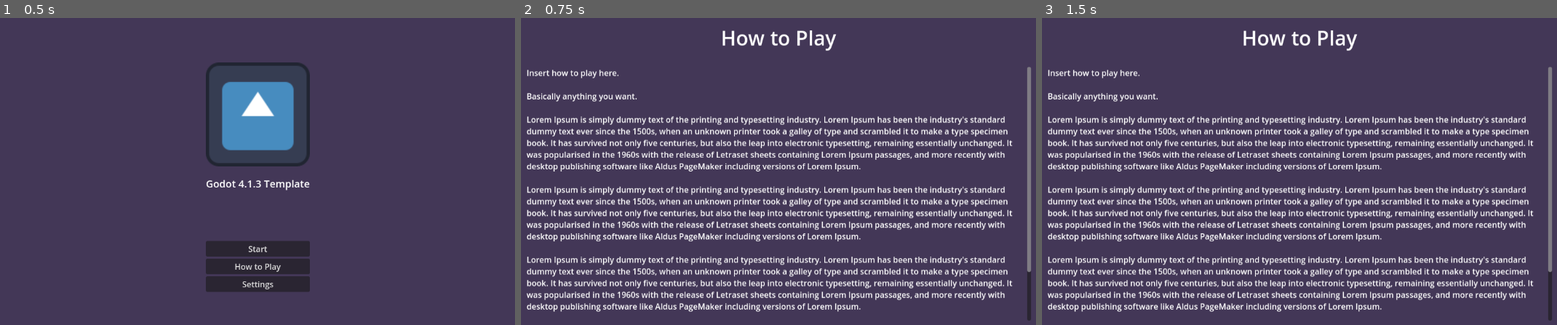
Above: before the commit, frames 1-3 (left to right).
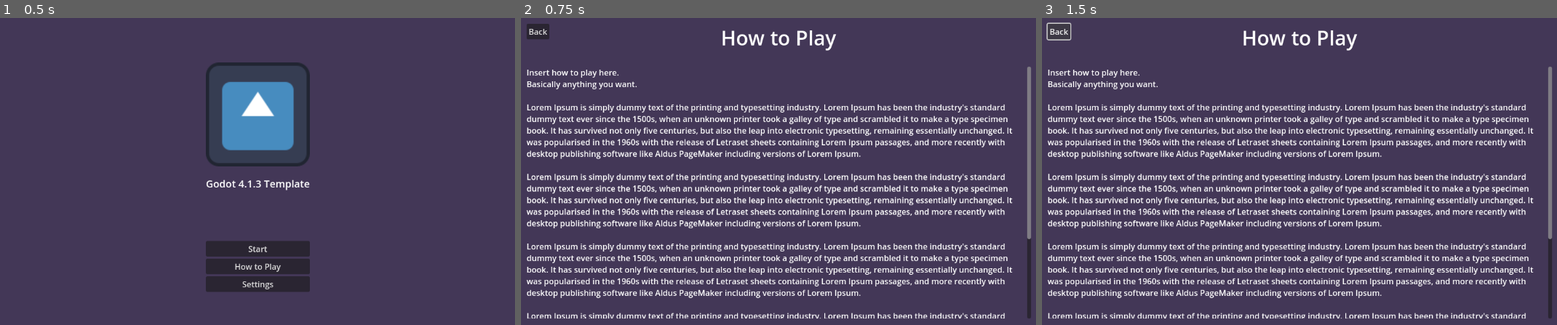
Above: after the commit, the same moments.

Repository: trubusoft/godot-4.1.3-template
Game: Godot game, scene res://menu/main_menu.tscn
Same seed, same stepped clock (60 frames per second), same inputs: the game is played once before the commit and once after it. The engine's default icon, where the game draws it, is replaced by a stand-in: a white triangle on a blue panel in a dark square.
Inputs (mouse positions are in pixels of both pictures, inside the frame that each line leads up to):
- Up to frame 1 (0.5 s): no input
- Up to frame 2 (0.75 s): click "How to Play" at 0.5 s
- Up to frame 3 (1.5 s): click (1057, 30) at 1.25 s, where only the run after the commit has a clickable "Back"

Frame 1 is identical in both runs. In frame 2, 24% of the frame differs, in the area x 1-100%, y 1-99%; in frame 3, 23%.

Commit message:
Add more paragraph in the description of how_to_play.tscn, and add a back button

Diff:
--- a/menu/how_to_play.tscn
+++ b/menu/how_to_play.tscn
@@ -23,7 +23,6 @@
 offset_right = 500.0
 offset_bottom = 608.0
 grow_horizontal = 2
-scale = Vector2(1, 1.00703)
 theme_override_constants/separation = 30
 
 [node name="Title" type="Label" parent="VBoxContainer"]
@@ -36,7 +35,6 @@
 custom_minimum_size = Vector2(1000, 500)
 layout_mode = 2
 text = "Insert how to play here.
-
 Basically anything you want.
 
 Lorem Ipsum is simply dummy text of the printing and typesetting industry. Lorem Ipsum has been the industry's standard …(455 unchanged characters)…
@@ -45,4 +43,18 @@
 
 Lorem Ipsum is simply dummy text of the printing and typesetting industry. Lorem Ipsum has been the industry's standard …(455 unchanged characters)…
 
+Lorem Ipsum is simply dummy text of the printing and typesetting industry. Lorem Ipsum has been the industry's standard dummy text ever since the 1500s, when an unknown printer took a galley of type and scrambled it to make a type specimen book. It has survived not only five centuries, but also the leap into electronic typesetting, remaining essentially unchanged. It was popularised in the 1960s with the release of Letraset sheets containing Lorem Ipsum passages, and more recently with desktop publishing software like Aldus PageMaker including versions of Lorem Ipsum.
+
 Lorem Ipsum is simply dummy text of the printing and typesetting industry. Lorem Ipsum has been the industry's standard …(456 unchanged characters)…
+
+[node name="BackButton" type="Button" parent="."]
+layout_mode = 1
+anchors_preset = 5
+anchor_left = 0.5
+anchor_right = 0.5
+offset_left = -500.0
+offset_top = 20.0
+offset_right = -455.0
+offset_bottom = 51.0
+grow_horizontal = 2
+text = "Back"
